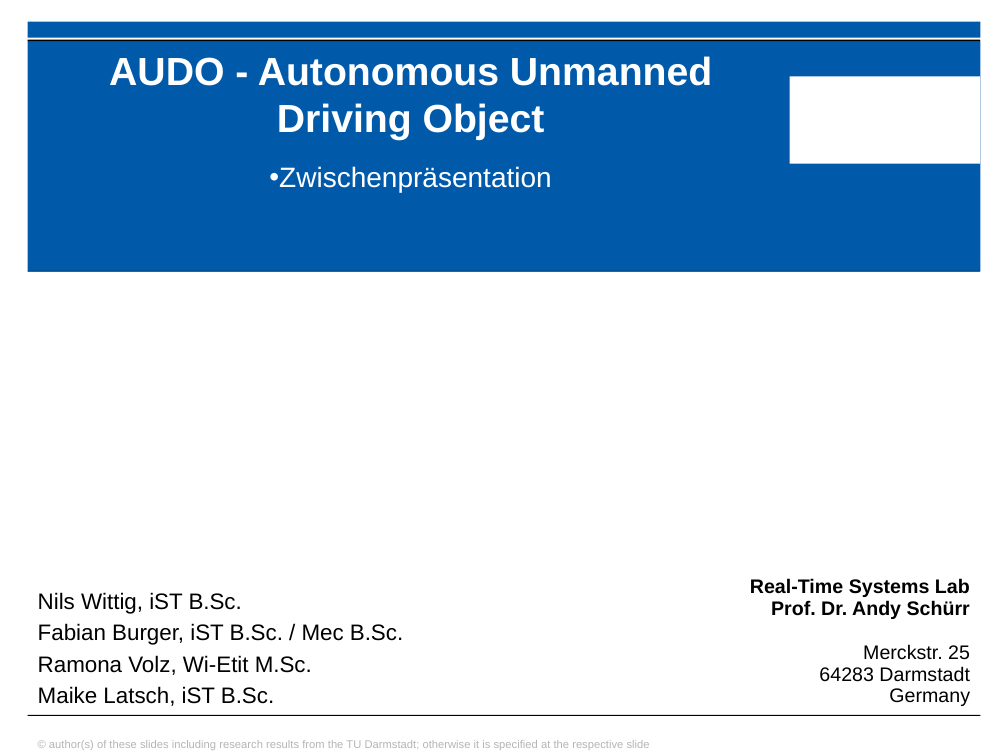
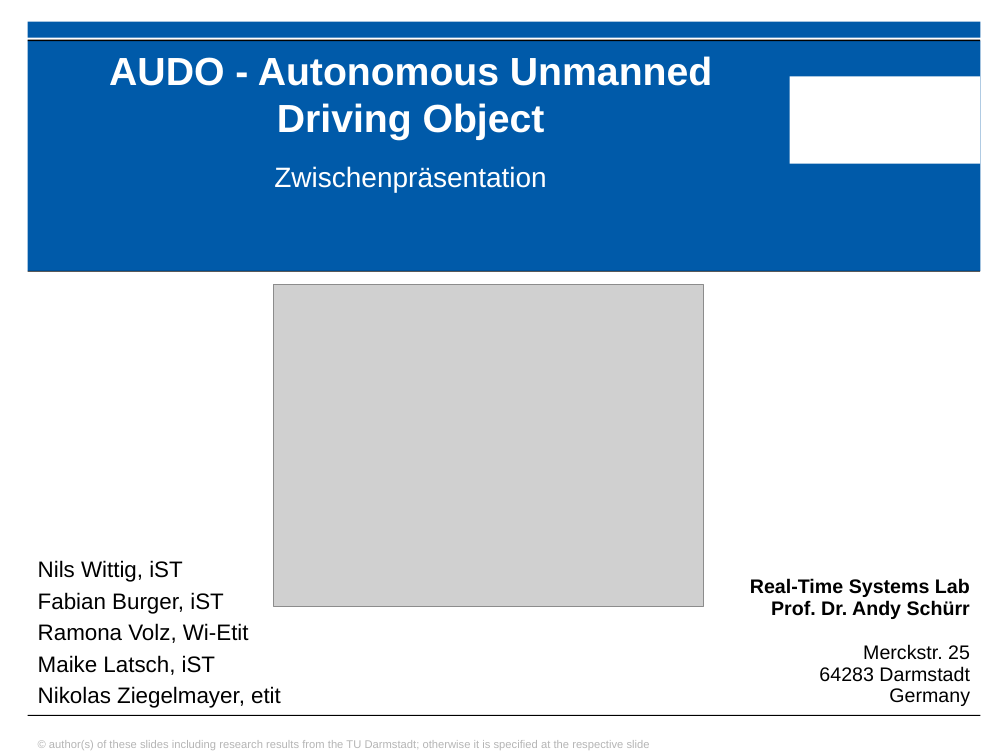
Before and after one commit to ramona3300/AUDO, a slide deck: slide 1 of Dokumente/Präsentationen/Zwischenpräsentation.pptx. Drawn at 1008x756 pixels with LibreOffice and Linux fonts; fonts in the diff are those of the drawing; grey boxes stand for pictures; background and template pictures are left out. Boxes give left, top, right and bottom in pixels: in the first picture for what was removed or moved away, otherwise in the second. Text is boxed around its words. In the diff, an @@ line names an element or a change of style, - is before the commit and + after.

```diff
--- a/Dokumente/Präsentationen/Zwischenpräsentation.pptx
+++ b/Dokumente/Präsentationen/Zwischenpräsentation.pptx
@@ subtitle "Zwischenpräsentation" at box(274, 166, 547, 192): bullet • to none @@
@@ picture added at box(274, 284, 704, 607) @@
@@ text at box(38, 560, 281, 708): text changed @@
-Nils Wittig, iST B.Sc.
-Fabian Burger, iST B.Sc. / Mec B.Sc.
-Ramona Volz, Wi-Etit M.Sc.
-Maike Latsch, iST B.Sc.
+Nils Wittig, iST
+Fabian Burger, iST
+Ramona Volz, Wi-Etit
+Maike Latsch, iST
+Nikolas Ziegelmayer, etit
```
Also in this commit, not shown: 1 other slide changed, 4 slides added, 3 slides removed, 10 other files.
